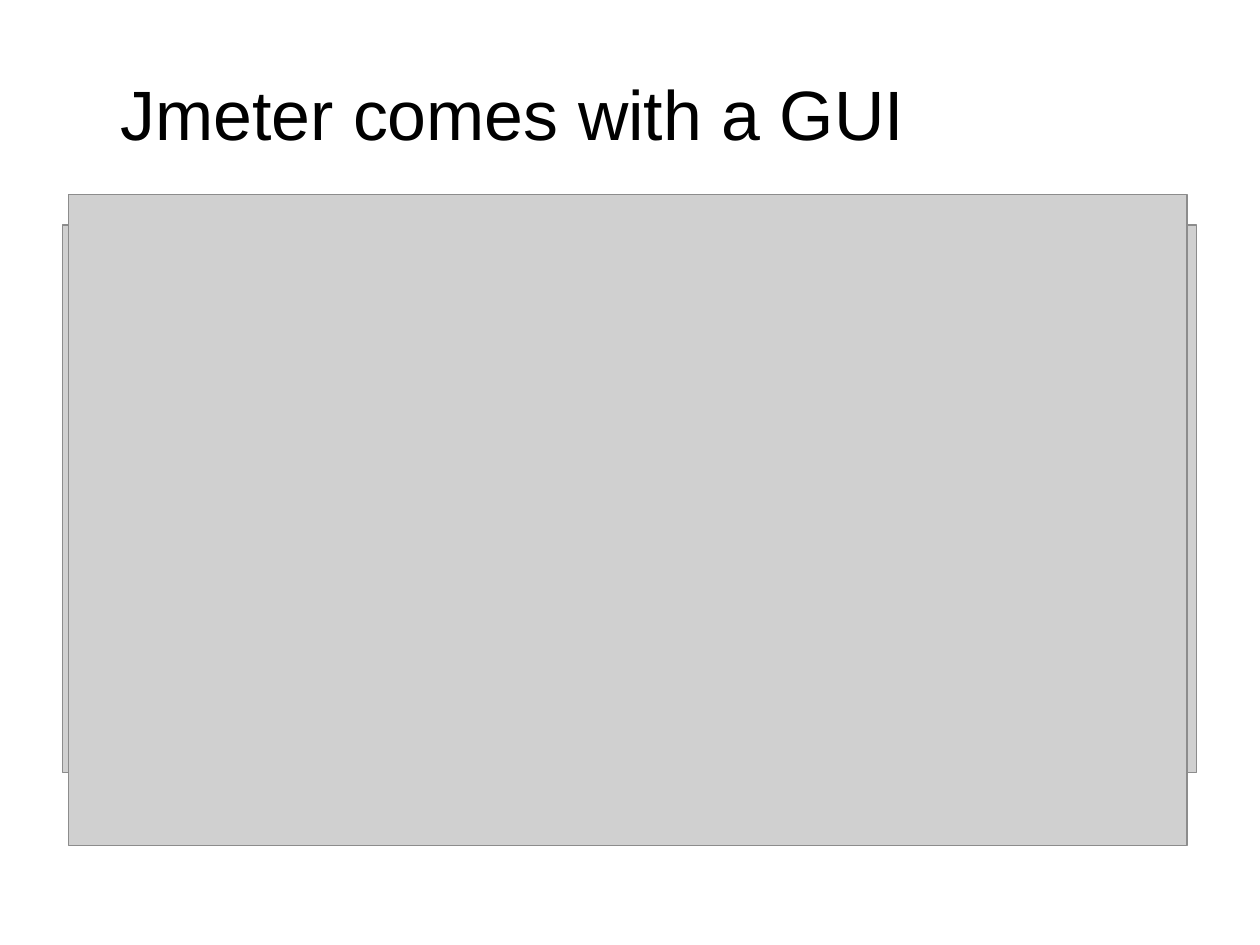
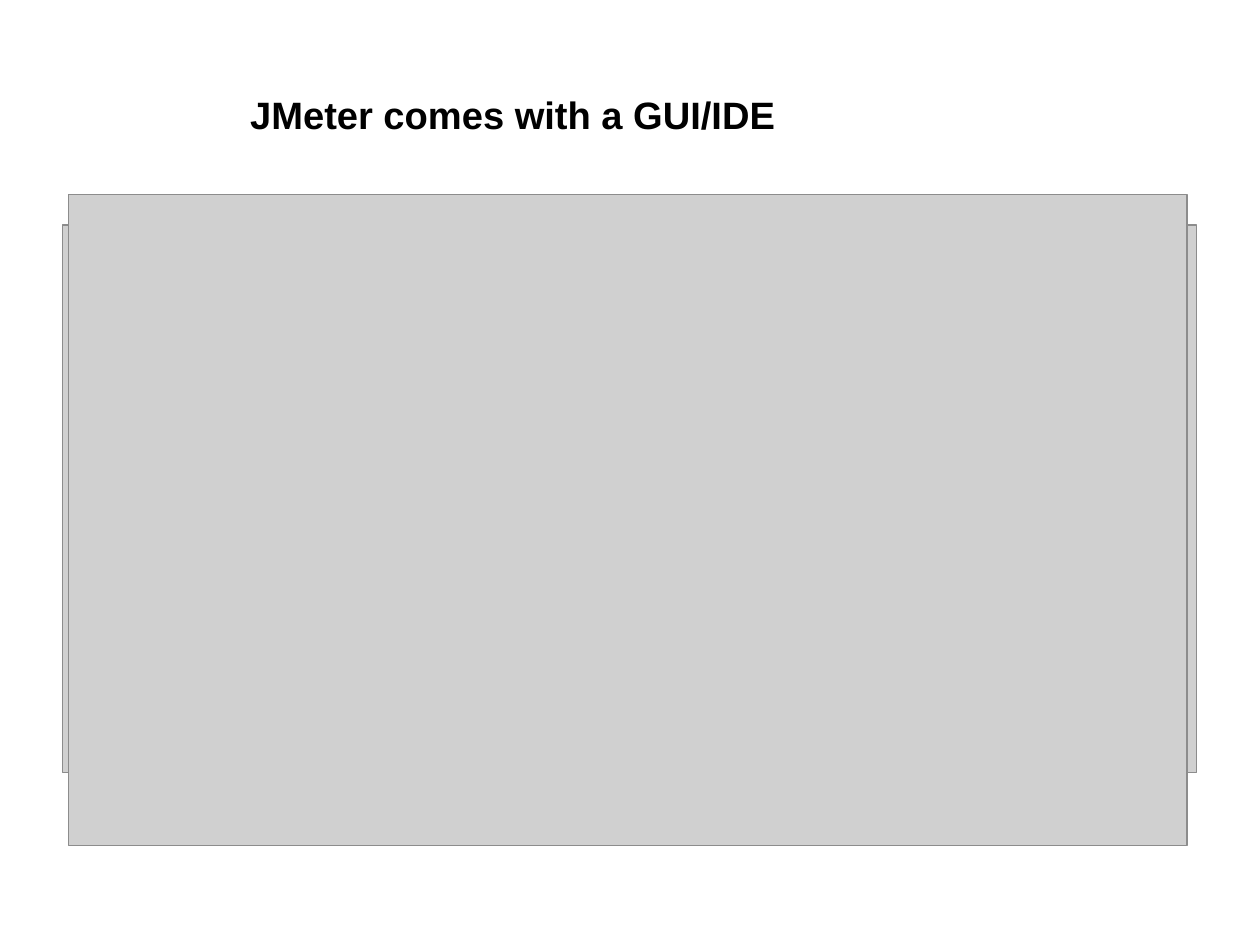
Before and after one commit to hchan/jmeterDemo, a slide deck: slide 5 of jmeterDemo.ppt. Drawn at 1260x945 pixels with LibreOffice and Linux fonts; fonts in the diff are those of the drawing; grey boxes stand for pictures; background and template pictures are left out. Boxes give left, top, right and bottom in pixels: in the first picture for what was removed or moved away, otherwise in the second. Text is boxed around its words. In the diff, an @@ line names an element or a change of style, - is before the commit and + after.

```diff
--- a/jmeterDemo.ppt
+++ b/jmeterDemo.ppt
@@ title at (250,101,775,130): text changed; size 44 to 24 pt; bold on @@
-Jmeter comes with a GUI
+JMeter comes with a GUI/IDE
```
Also in this commit, not shown: 7 other slides changed, 1 slide added, 1 other file.
